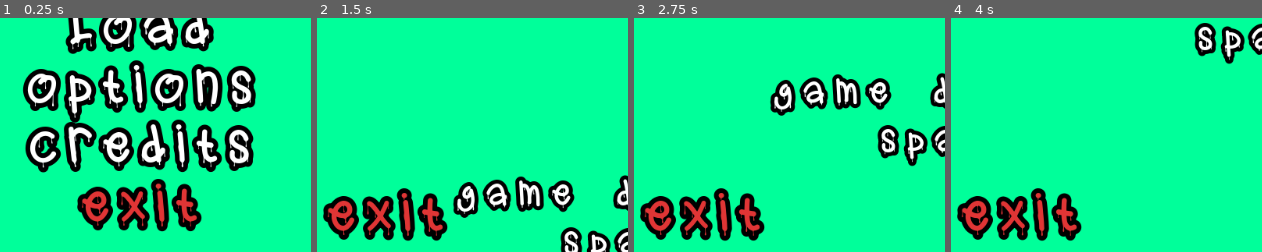
Above: before the commit, frames 1-4 (left to right).
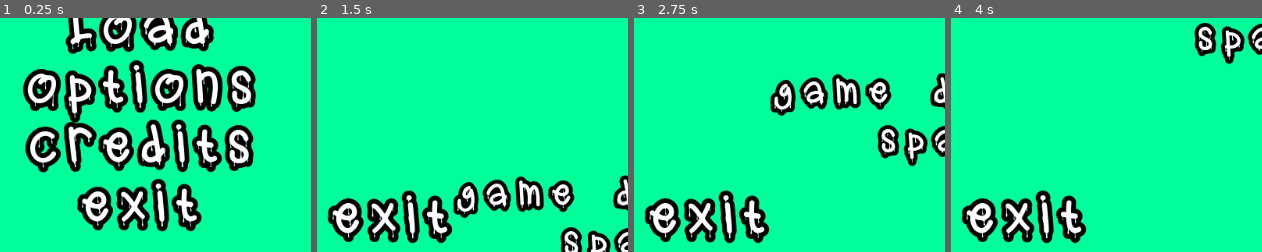
Above: after the commit, the same moments.

Repository: moha2008dev/slime-shift
Game: Godot game, scene res://scenes/main_menu.tscn
Same seed, same stepped clock (60 frames per second), same inputs: the game is played once before the commit and once after it.
Inputs:
- Up to frame 1 (0.25 s): no input
- Up to frame 2 (1.5 s): click "credits" at 0.5 s
- Up to frame 3 (2.75 s): no input
- Up to frame 4 (4 s): no input
The pictures show only the part of the screen within x 0-50%, y 50-100%; the shares and areas given below are measured in that part.

The runs differ from the first frame. In frame 1, 2.0% of the frame differs, in the area x 26-64%, y 70-90%; in frame 2, 6.1%, in the area x 1-44%, y 72-97%; in frame 3, 6.1%; in frame 4, 6.1%.

Commit message:
other  eddits

Diff:
--- a/scenes/credits.tscn
+++ b/scenes/credits.tscn
@@ -68,10 +68,10 @@
 anchor_top = 0.5
 anchor_right = 0.5
 anchor_bottom = 0.5
-margin_left = 54.5
-margin_top = 400.0
-margin_right = 969.5
-margin_bottom = 2939.0
+margin_left = -457.5
+margin_top = 100.0
+margin_right = 457.5
+margin_bottom = 2639.0
 custom_colors/font_color = Color( 1, 1, 1, 1 )
 custom_fonts/font = SubResource( 3 )
 text = "game devloped by
@@ -118,20 +118,16 @@
 align = 1
 valign = 1
 
-[node name="exit" type="Label" parent="."]
+[node name="exitb" type="Button" parent="."]
 margin_left = 15.0
 margin_top = 519.0
 margin_right = 162.0
 margin_bottom = 585.0
-custom_colors/font_color = Color( 0.882353, 0.211765, 0.211765, 1 )
+custom_colors/font_color = Color( 1, 1, 1, 1 )
+custom_colors/font_color_hover = Color( 0.882353, 0.211765, 0.211765, 1 )
 custom_fonts/font = SubResource( 2 )
 text = "exit"
-
-[node name="exitb" type="TextureButton" parent="."]
-margin_left = -2.0
-margin_top = 504.0
-margin_right = 174.0
-margin_bottom = 605.0
+flat = true
 
 [node name="credits_up" type="AnimationPlayer" parent="."]
 anims/RESET = SubResource( 4 )
--- a/scenes/main_menu.tscn
+++ b/scenes/main_menu.tscn
@@ -33,7 +33,7 @@
 margin_right = 300.0
 margin_bottom = 72.0
 custom_colors/font_color = Color( 1, 1, 1, 1 )
-custom_colors/font_color_hover = Color( 0.2, 0.2, 0.2, 1 )
+custom_colors/font_color_hover = Color( 0.0352941, 0.627451, 0, 1 )
 custom_fonts/font = SubResource( 2 )
 text = "new"
 flat = true
@@ -43,7 +43,7 @@
 margin_right = 300.0
 margin_bottom = 148.0
 custom_colors/font_color = Color( 1, 1, 1, 1 )
-custom_colors/font_color_hover = Color( 0.2, 0.2, 0.2, 1 )
+custom_colors/font_color_hover = Color( 0.0352941, 0.627451, 0, 1 )
 custom_fonts/font = SubResource( 2 )
 text = "load"
 flat = true
@@ -53,7 +53,7 @@
 margin_right = 300.0
 margin_bottom = 224.0
 custom_colors/font_color = Color( 1, 1, 1, 1 )
-custom_colors/font_color_hover = Color( 0.2, 0.2, 0.2, 1 )
+custom_colors/font_color_hover = Color( 0.0352941, 0.627451, 0, 1 )
 custom_fonts/font = SubResource( 2 )
 text = "options"
 flat = true
@@ -63,7 +63,7 @@
 margin_right = 300.0
 margin_bottom = 300.0
 custom_colors/font_color = Color( 1, 1, 1, 1 )
-custom_colors/font_color_hover = Color( 0.2, 0.2, 0.2, 1 )
+custom_colors/font_color_hover = Color( 0.0352941, 0.627451, 0, 1 )
 custom_fonts/font = SubResource( 2 )
 text = "credits"
 flat = true
@@ -72,8 +72,8 @@
 margin_top = 304.0
 margin_right = 300.0
 margin_bottom = 376.0
-custom_colors/font_color = Color( 0.882353, 0.211765, 0.211765, 1 )
-custom_colors/font_color_hover = Color( 0.2, 0.2, 0.2, 1 )
+custom_colors/font_color = Color( 1, 1, 1, 1 )
+custom_colors/font_color_hover = Color( 0.882353, 0.211765, 0.211765, 1 )
 custom_fonts/font = SubResource( 2 )
 text = "exit"
 flat = true
